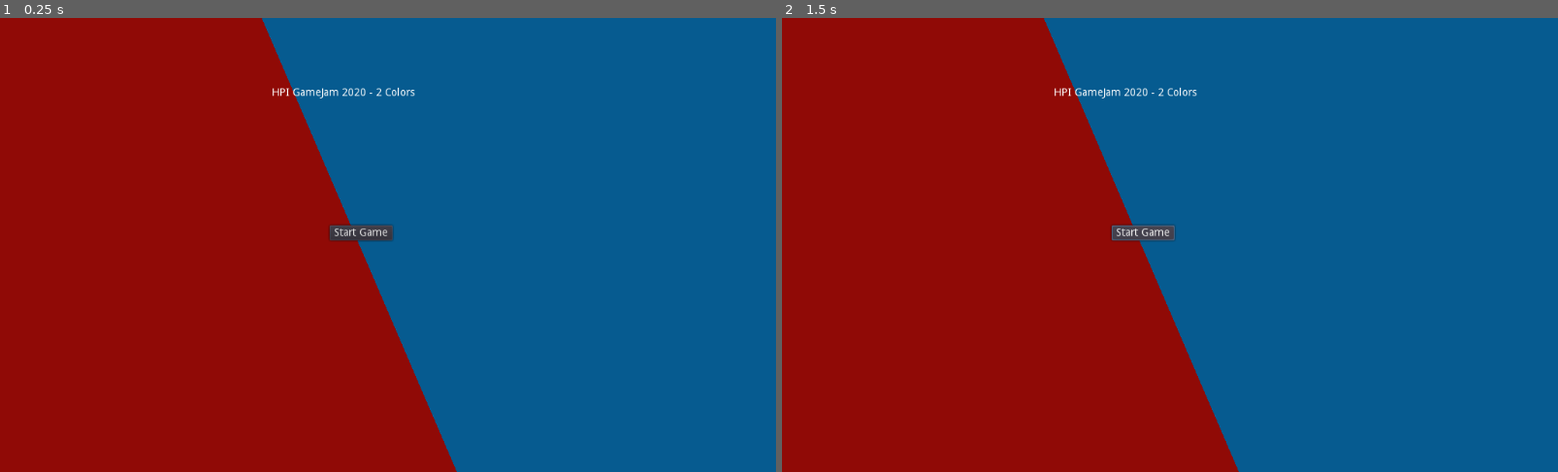
Above: before the commit, frames 1-2 (left to right).
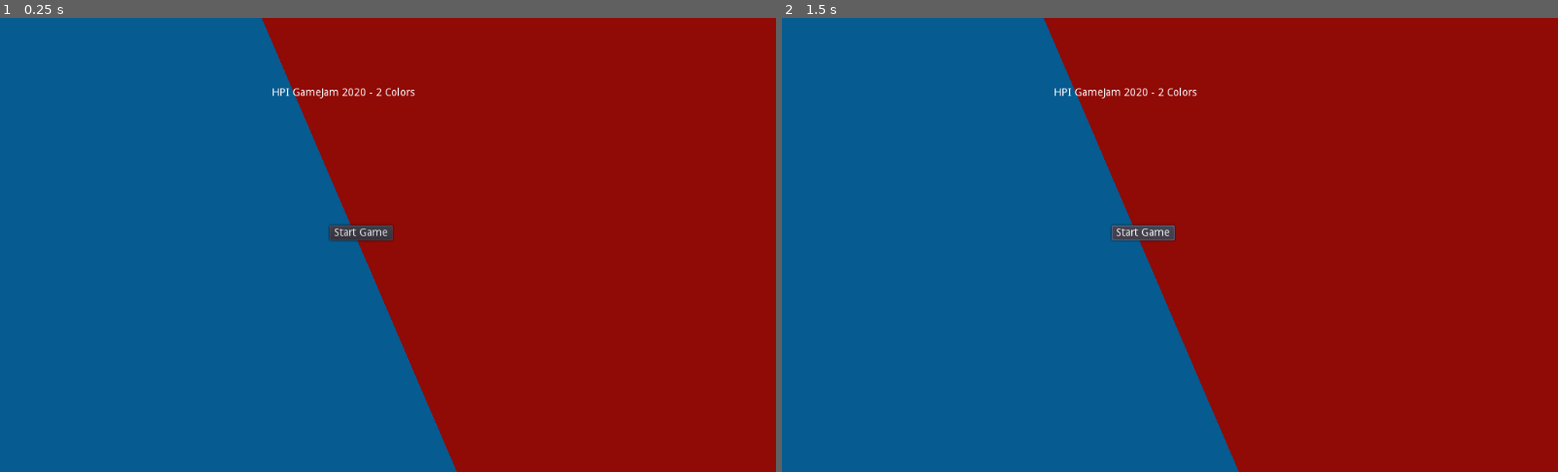
Above: after the commit, the same moments.

Repository: frcroth/hpi_gamejam2020_2colors
Game: Godot game, scene res://Scenes/UI/MainMenu.tscn
Same seed, same stepped clock (60 frames per second), same inputs: the game is played once before the commit and once after it.
Inputs:
- Up to frame 1 (0.25 s): no input
- Up to frame 2 (1.5 s): click "Start Game" at 0.5 s; click "Start Game" at 1.25 s

The runs differ from the first frame. In frame 1, 100% of the frame differs, in the area x 0-100%, y 0-100%; in frame 2, 100%.

Commit message:
Main Menu now uses Globals

Diff:
--- /dev/null
+++ b/Scenes/UI/MainMenu.gd
@@ -0,0 +1,14 @@
+extends Control
+
+# Declare member variables here. Examples:
+# var a = 2
+# var b = "text"
+
+# Called when the node enters the scene tree for the first time.
+func _ready():
+	$RedRect.color = Globals.red
+	$BlueRect.color = Globals.blue
+
+# Called every frame. 'delta' is the elapsed time since the previous frame.
+#func _process(delta):
+#	pass
--- a/Scenes/UI/MainMenu.tscn
+++ b/Scenes/UI/MainMenu.tscn
@@ -1,10 +1,12 @@
-[gd_scene load_steps=2 format=2]
+[gd_scene load_steps=3 format=2]
 
-[ext_resource path="res://Scenes/UI/MainButton.gd" type="Script" id=1]
+[ext_resource path="res://Scenes/UI/MainMenu.gd" type="Script" id=1]
+[ext_resource path="res://Scenes/UI/MainButton.gd" type="Script" id=2]
 
 [node name="MainMenu" type="Control"]
 anchor_right = 1.0
 anchor_bottom = 1.0
+script = ExtResource( 1 )
 
 [node name="RedRect" type="ColorRect" parent="."]
 margin_left = 21.0298
@@ -13,7 +15,7 @@
 margin_bottom = 851.336
 rect_rotation = -23.23
 rect_pivot_offset = Vector2( 301.5, 804.496 )
-color = Color( 0.568627, 0.0431373, 0.027451, 1 )
+color = Color( 0.568627, 0.027451, 0.384314, 1 )
 
 [node name="BlueRect" type="ColorRect" parent="."]
 margin_left = 625.143
Not shown: 1 places in Scenes/UI/MainMenu.tscn that only renumber resources
